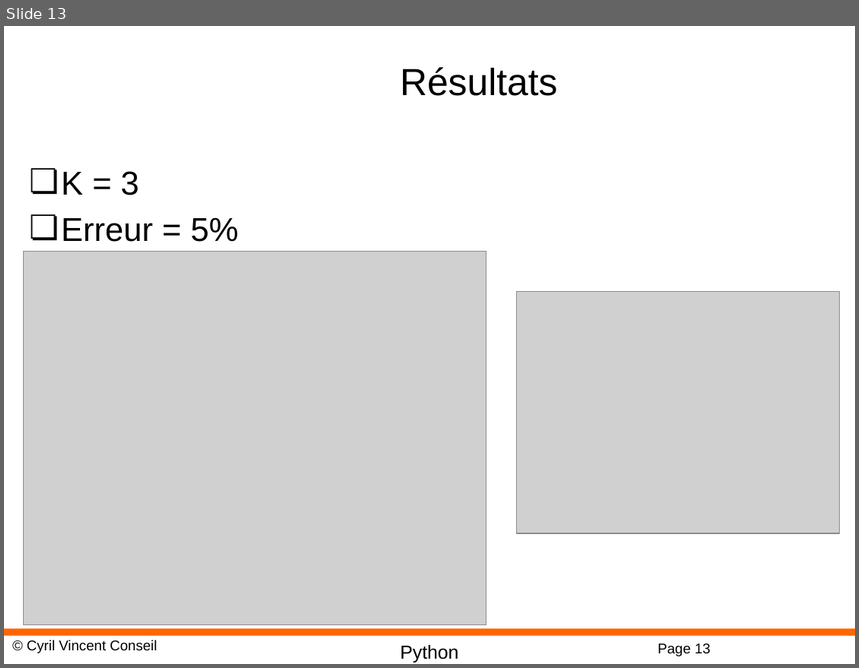
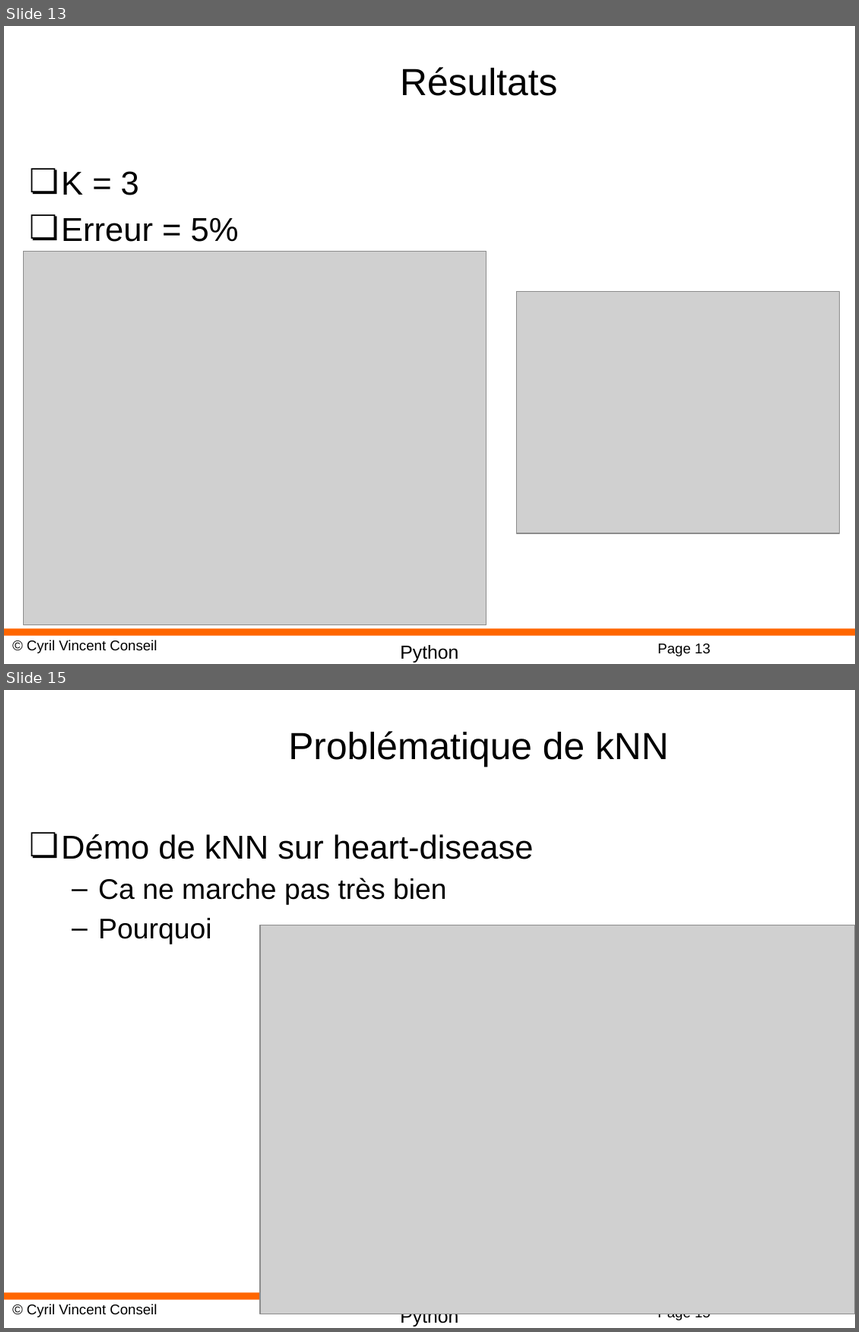
Before and after one commit to cyrilvincent/ML, a slide deck: PPT/MachineLearning14-KNN.pptx. Shown one above the other, each under a label of ours: slide 13 before the commit, slides 13 and 15 after it; the slides between them are not shown. The pictures are 859x668 and 859x1332 pixels, drawn with LibreOffice and Linux fonts; fonts in the diff are those of the drawing; grey boxes stand for pictures; background and template pictures are left out. Boxes give left, top, right and bottom in pixels: in the first picture for what was removed or moved away, otherwise in the second. Text is boxed around its words. In the diff, an @@ line names an element or a change of style, - is before the commit and + after.

```diff
--- a/PPT/MachineLearning14-KNN.pptx
+++ b/PPT/MachineLearning14-KNN.pptx
@@ slide 15 added at <box>4,690,855,1328</box>, background #FFFFFF; not listed: 4 template elements that a slide beside it also shows @@
@@ title added at <box>288,731,669,767</box>, 32 pt, text #000000 @@
+Problématique de kNN
@@ text added at <box>61,834,534,945</box>, 24 pt, text #000000 @@
+❏ Démo de kNN sur heart-disease
+  – Ca ne marche pas très bien
+  – Pourquoi
@@ picture added at <box>260,925,855,1314</box> @@
```
Also in this commit, not shown: 12 other slides added, 2 other files.
